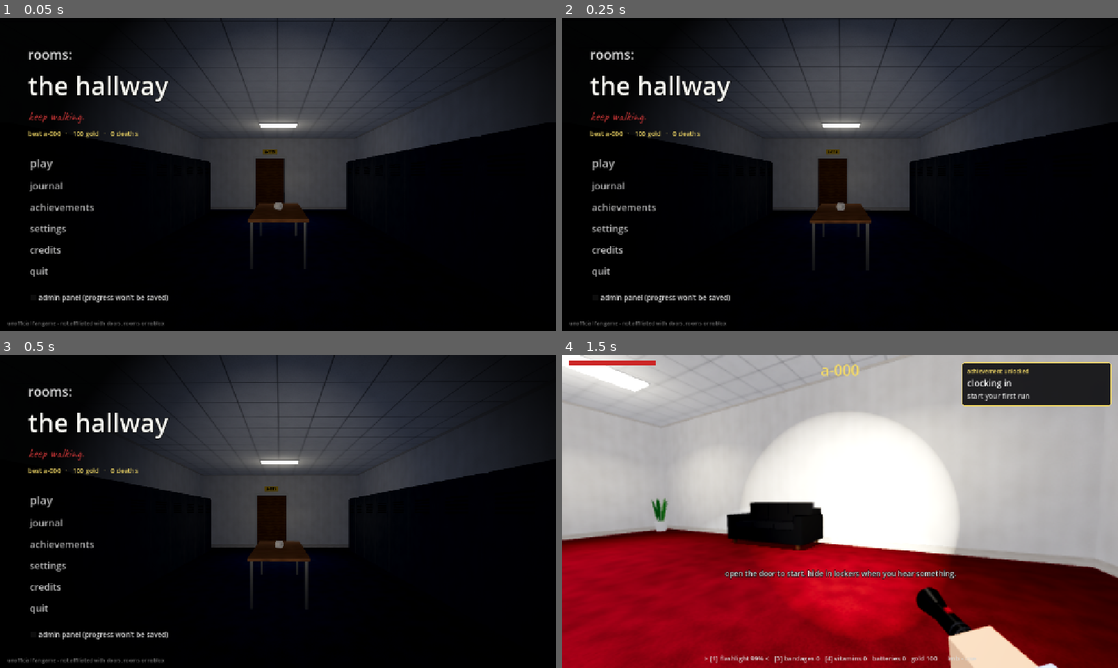
Above: before the commit, frames 1-4 (two rows, left to right).
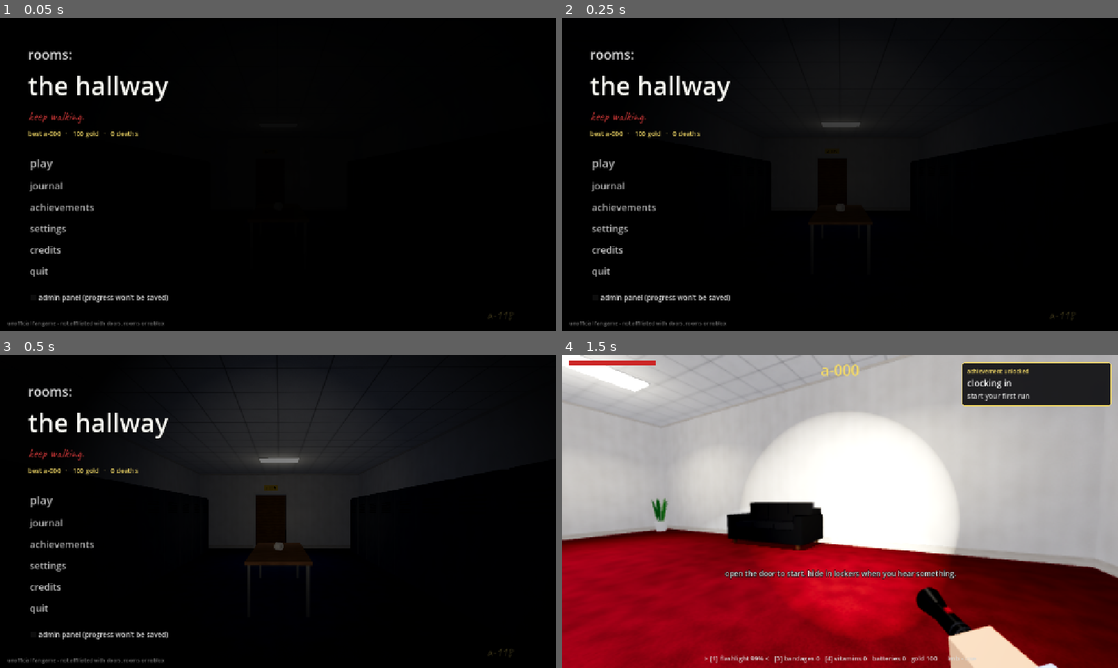
Above: after the commit, the same moments.

Repository: jhu7600codes/dir-projects
Game: Godot game, scene res://scenes/main_menu.tscn
Two runs of this game, one before a commit and one after it. Both use one fixed random seed, a clock stepped at 60 frames per second and the inputs below.
Inputs (mouse positions are in pixels of both pictures, inside the frame that each line leads up to):
- Up to frame 1 (0.05 s): no input
- Up to frame 2 (0.25 s): no input
- Up to frame 3 (0.5 s): no input
- Up to frame 4 (1.5 s): click "play" at 0.5 s; tap Enter at 1.25 s; move the mouse to (867, 511) at 1.27 s; hold W (move_forward) from 1.28 s (still down); hold C (crouch) from 1.28 s (still down); click (867, 511) at 1.42 s

The runs differ from the first frame. In frame 1, 32% of the frame differs, in the area x 18-97%, y 0-97%; in frame 2, 30%; in frame 3, 23%; in frame 4, nothing differs.

Commit message:
Title screen cycles through shots of the game, entity sprites glow instead of showing squares
- the title background now cuts between 7 places with fades: a foggy
  locker hallway, the a-000 lobby, the a-100 corridor, an a-60 glimpse,
  an exit room, a pitch black room and the a-1000 bridge, with the door
  number written in the corner
- entity sprites fade out at the edges, so wiki renders with a solid
  background (a-60's red square, a-60b's blue one) show as a glow

Co-Authored-By: Claude Opus 5.5 <noreply@anthropic.com>
Claude-Session: https://claude.ai/code/session_0199qGiBZCTPzV4D1wckxNrd

Diff:
--- a/rooms/scripts/autoload/assets.gd
+++ b/rooms/scripts/autoload/assets.gd
@@ -58,6 +58,39 @@
 		tex = ImageTexture.create_from_image(_placeholder_image(e.get("placeholder", {})))
 	_cache[ck] = tex
 	return tex
+
+
+## entity sprite version of a texture: the edges fade out in a soft circle, so wiki renders
+## that come on a solid square background (like a-60's red one) turn into a glow
+func glow_texture(key: String) -> Texture2D:
+	var ck := "glow:" + key
+	if _cache.has(ck):
+		return _cache[ck]
+	var src := texture(key)
+	var img := src.get_image()
+	if img == null:
+		return src
+	img = img.duplicate()
+	if img.is_compressed():
+		img.decompress()
+	img.clear_mipmaps()
+	img.convert(Image.FORMAT_RGBA8)
+	var w := img.get_width()
+	var h := img.get_height()
+	var c := Vector2(w, h) / 2.0
+	var r := minf(w, h) / 2.0
+	for y in h:
+		for x in w:
+			var d := Vector2(x, y).distance_to(c) / r
+			var fade := clampf((1.0 - d) / 0.7, 0.0, 1.0)
+			if fade < 1.0:
+				var px := img.get_pixel(x, y)
+				px.a *= fade * fade
+				img.set_pixel(x, y, px)
+	img.generate_mipmaps()
+	var t := ImageTexture.create_from_image(img)
+	_cache[ck] = t
+	return t
 
 
 ## true when the real file exists (used to skip placeholder-only tricks like tinting)
--- a/rooms/scripts/entities/a60.gd
+++ b/rooms/scripts/entities/a60.gd
@@ -25,7 +25,7 @@
 	place(true)
 	setup_look("a60_face_1", Color(1.0, 0.15, 0.1), 2.6)
 	for k in ["a60_face_1", "a60_face_2", "a60_face_3"]:
-		_faces.append(Assets.texture(k))
+		_faces.append(Assets.glow_texture(k))
 	set_visible_body(false)
 	var rumble := make_3d_audio("a60_rumble", 30.0, 200.0)
 	rumble.play()
--- a/rooms/scripts/entities/a60b.gd
+++ b/rooms/scripts/entities/a60b.gd
@@ -29,7 +29,7 @@
 	place(true)
 	setup_look("a60b_face", Color(0.2, 0.45, 1.0), 2.6)
 	for k in ["a60b_face", "a60_face_1", "a60_face_2", "a60_face_3"]:
-		_faces.append(Assets.texture(k))
+		_faces.append(Assets.glow_texture(k))
 	set_visible_body(false)
 	_music = AudioStreamPlayer.new()
 	_music.stream = Assets.sound("a60b_theme")
--- a/rooms/scripts/entities/entity.gd
+++ b/rooms/scripts/entities/entity.gd
@@ -66,7 +66,7 @@
 ## glowing billboard. additive blending, so black backgrounds in the art disappear
 func make_sprite(tex_key: String, size := 2.2) -> Sprite3D:
 	var s := Sprite3D.new()
-	s.texture = Assets.texture(tex_key)
+	s.texture = Assets.glow_texture(tex_key)
 	s.pixel_size = size / maxf(1.0, s.texture.get_height())
 	var m := StandardMaterial3D.new()
 	m.shading_mode = BaseMaterial3D.SHADING_MODE_UNSHADED
--- a/rooms/scripts/game_world.gd
+++ b/rooms/scripts/game_world.gd
@@ -14,6 +14,9 @@
 
 func _ready() -> void:
 	_make_environment()
+	# build the entity glow sprites now, so the first a-60 doesn't stutter
+	for k in ["a60_face_1", "a60_face_2", "a60_face_3", "a60b_face", "a120_face", "a200_face"]:
+		Assets.glow_texture(k)
 
 	generator = RoomGenerator.new()
 	generator.name = "Rooms"
--- a/rooms/scripts/ui/main_menu.gd
+++ b/rooms/scripts/ui/main_menu.gd
@@ -43,7 +43,34 @@
 	CreditsScreen.check_all()
 
 
-## a real hallway from the game, rendered behind the menu with a slow drifting camera
+## shots for the background: real places from the game, each shown for a few seconds
+## with a slow camera move, then a fade to the next one.
+##   door: which room, z: how far in the camera starts, dolly: meters it moves forward,
+##   dark: 0 lit .. 1 pitch black, light: camera carries a flashlight, a60: a-60 glimpse
+const SHOTS := [
+	{"door": 118, "z": 0.8, "dolly": 8.0, "dark": 0.7, "light": true},
+	{"door": 0, "z": 1.0, "dolly": 5.0, "dark": 0.0, "light": false},
+	{"door": 100, "z": 4.0, "dolly": 16.0, "dark": 0.45, "light": false},
+	{"door": 47, "z": 0.8, "dolly": 3.0, "dark": 0.15, "light": false, "a60": true},
+	{"door": -1, "z": 1.0, "dolly": 3.5, "dark": 0.6, "light": false},  # -1 = an exit room
+	{"door": 165, "z": 0.8, "dolly": 7.0, "dark": 1.0, "light": true},
+	{"door": 1000, "z": 3.0, "dolly": 22.0, "dark": 1.0, "light": false},
+]
+const SHOT_TIME := 9.0
+const SEED := 77031
+
+var _gen: RoomGenerator
+var _env: Environment
+var _cam_light: SpotLight3D
+var _fade: ColorRect
+var _place: Label
+var _shot := -1
+var _shot_t := 0.0
+var _dolly := 0.0
+var _extra: Node3D  # per-shot things like the a-60 glimpse
+var _fading := false
+
+
 func _make_backdrop() -> void:
 	var box := SubViewportContainer.new()
 	box.set_anchors_and_offsets_preset(Control.PRESET_FULL_RECT)
@@ -54,38 +81,107 @@
 	vp.own_world_3d = true
 	vp.msaa_3d = Viewport.MSAA_2X
 	box.add_child(vp)
-	var env := Environment.new()
-	env.background_mode = Environment.BG_COLOR
-	env.background_color = Color.BLACK
-	env.ambient_light_source = Environment.AMBIENT_SOURCE_COLOR
-	env.ambient_light_color = Color(0.8, 0.85, 1.0)
-	env.ambient_light_energy = 0.12
-	env.fog_enabled = true
-	env.fog_light_color = Color(0.02, 0.02, 0.025)
-	env.fog_density = 0.06
-	env.tonemap_mode = Environment.TONE_MAPPER_ACES
-	env.glow_enabled = true
-	env.glow_intensity = 0.4
+	_env = Environment.new()
+	_env.background_mode = Environment.BG_COLOR
+	_env.background_color = Color.BLACK
+	_env.ambient_light_source = Environment.AMBIENT_SOURCE_COLOR
+	_env.ambient_light_color = Color(0.8, 0.85, 1.0)
+	_env.fog_enabled = true
+	_env.fog_light_color = Color(0.02, 0.02, 0.025)
+	_env.tonemap_mode = Environment.TONE_MAPPER_ACES
+	_env.glow_enabled = true
+	_env.glow_intensity = 0.4
 	var we := WorldEnvironment.new()
-	we.environment = env
+	we.environment = _env
 	vp.add_child(we)
-	var gen := RoomGenerator.new()
-	vp.add_child(gen)
-	# a long locker-ish stretch somewhere past a-100, dim and foggy
-	gen.start(77031, 118)
+	_gen = RoomGenerator.new()
+	_gen.run_seed = SEED
+	vp.add_child(_gen)
 	_cam = Camera3D.new()
 	_cam.fov = 62
-	_cam_start = gen.room(118).global_transform * Transform3D(Basis(Vector3.UP, PI), Vector3(0, 1.55, 0.8))
-	_cam.transform = _cam_start
 	vp.add_child(_cam)
 	_cam.current = true
-	# a weak flashlight-like glow so the hallway reads
-	var l := SpotLight3D.new()
-	l.spot_angle = 30
-	l.spot_range = 18
-	l.light_energy = 1.0
-	l.light_color = Color(1, 0.95, 0.85)
-	_cam.add_child(l)
+	_cam_light = SpotLight3D.new()
+	_cam_light.spot_angle = 30
+	_cam_light.spot_range = 18
+	_cam_light.light_color = Color(1, 0.95, 0.85)
+	_cam.add_child(_cam_light)
+	# black overlay for the fades between shots
+	_fade = ColorRect.new()
+	_fade.color = Color.BLACK
+	_fade.set_anchors_and_offsets_preset(Control.PRESET_FULL_RECT)
+	_fade.mouse_filter = Control.MOUSE_FILTER_IGNORE
+	add_child(_fade)
+	# where we are, written small in the corner
+	_place = Label.new()
+	_place.add_theme_font_override("font", Assets.font("handwriting"))
+	_place.add_theme_font_size_override("font_size", 28)
+	_place.add_theme_color_override("font_color", Color(0.95, 0.85, 0.4, 0.8))
+	_place.set_anchors_and_offsets_preset(Control.PRESET_BOTTOM_RIGHT)
+	_place.offset_left = -160
+	_place.offset_top = -56
+	_place.mouse_filter = Control.MOUSE_FILTER_IGNORE
+	add_child(_place)
+	_next_shot()
+
+
+func _next_shot() -> void:
+	_shot = (_shot + 1) % SHOTS.size()
+	var sh: Dictionary = SHOTS[_shot]
+	var n: int = sh.door
+	if n == -1:
+		n = 260
+		for k in range(201, 600):
+			if _gen._is_exit_room(k):
+				n = k
+				break
+	_gen.start(SEED, n)
+	var r := _gen.room(n)
+	_cam_start = r.global_transform * Transform3D(Basis(Vector3.UP, PI), Vector3(0, 1.55, float(sh.z)))
+	if sh.door == -1:
+		# look toward the hole in the wall where the exit door glows
+		_cam_start = _cam_start.rotated_local(Vector3.UP, -0.5)
+	_dolly = float(sh.dolly)
+	var d: float = sh.dark
+	_env.ambient_light_energy = lerpf(0.3, 0.02, d)
+	_env.fog_density = lerpf(0.01, 0.07, d)
+	_cam_light.visible = sh.light
+	_cam_light.light_energy = 1.2
+	if _extra:
+		_extra.queue_free()
+		_extra = null
+	if sh.get("a60", false):
+		_extra = _a60_glimpse(r)
+		_gen.add_child(_extra)
+	_place.text = Game.door_label(n)
+	_shot_t = 0.0
+	_cam.transform = _cam_start
+	var tw := create_tween()
+	tw.tween_property(_fade, "color:a", 0.0, 1.0)
+
+
+## a red glow with a face at the far end of the room, rushing past slowly
+func _a60_glimpse(r: RoomBase) -> Node3D:
+	var root := Node3D.new()
+	var pts := r.path_global()
+	root.position = pts[pts.size() - 1] + Vector3(0, 0.2, 0)
+	var s := Sprite3D.new()
+	s.texture = Assets.glow_texture("a60_face_1")
+	s.pixel_size = 2.4 / maxf(1.0, s.texture.get_height())
+	var m := StandardMaterial3D.new()
+	m.shading_mode = BaseMaterial3D.SHADING_MODE_UNSHADED
+	m.blend_mode = BaseMaterial3D.BLEND_MODE_ADD
+	m.billboard_mode = BaseMaterial3D.BILLBOARD_ENABLED
+	m.transparency = BaseMaterial3D.TRANSPARENCY_ALPHA
+	m.albedo_texture = s.texture
+	s.material_override = m
+	root.add_child(s)
+	var l := OmniLight3D.new()
+	l.light_color = Color(1, 0.15, 0.1)
+	l.light_energy = 3.0
+	l.omni_range = 9.0
+	root.add_child(l)
+	return root
 
 
 func _make_menu() -> void:
@@ -158,11 +254,22 @@
 func _process(delta: float) -> void:
 	_t += delta
 	if _cam:
-		# slow drift down the hallway with a little sway, loops every 40 seconds
-		var k := fmod(_t, 40.0) / 40.0
-		var sway := Vector3(sin(_t * 0.4) * 0.15, sin(_t * 0.7) * 0.04, 0)
-		_cam.transform = _cam_start.translated_local(Vector3(0, 0, -k * 9.0) + sway)
-		_cam.rotate_object_local(Vector3.UP, sin(_t * 0.23) * 0.08)
+		_shot_t += delta
+		var k := _shot_t / SHOT_TIME
+		var sway := Vector3(sin(_t * 0.4) * 0.12, sin(_t * 0.7) * 0.035, 0)
+		_cam.transform = _cam_start.translated_local(Vector3(0, 0, -k * _dolly) + sway)
+		_cam.rotate_object_local(Vector3.UP, sin(_t * 0.23) * 0.06)
+		if _extra:
+			# the a-60 glimpse slides across the far doorway
+			_extra.get_child(0).modulate.a = 0.6 + randf() * 0.4
+		# fade out near the end of the shot, then cut to the next one
+		if _shot_t > SHOT_TIME - 1.0 and _fade.color.a < 0.01 and not _fading:
+			_fading = true
+			var tw := create_tween()
+			tw.tween_property(_fade, "color:a", 1.0, 0.9)
+			tw.tween_callback(func():
+				_fading = false
+				_next_shot())
 	# the title flickers now and then like a dying light
 	_flicker -= delta
 	if _flicker <= 0.0:
Not shown, changed: rooms/export_presets.cfg
